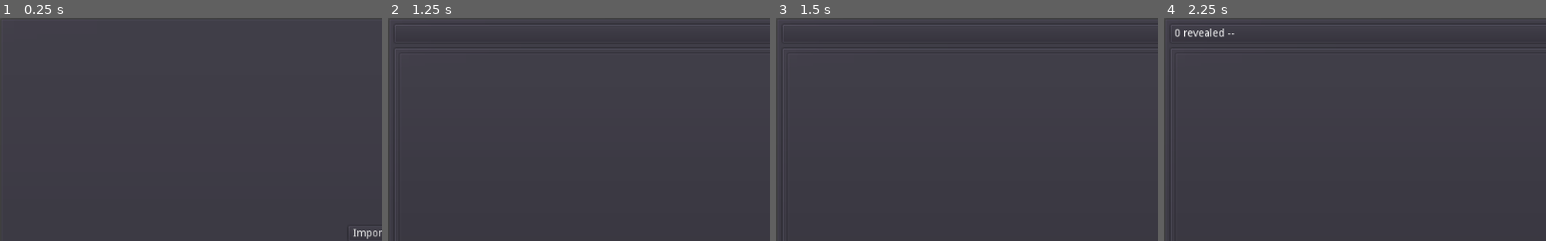
Above: before the commit, frames 1-4 (left to right).
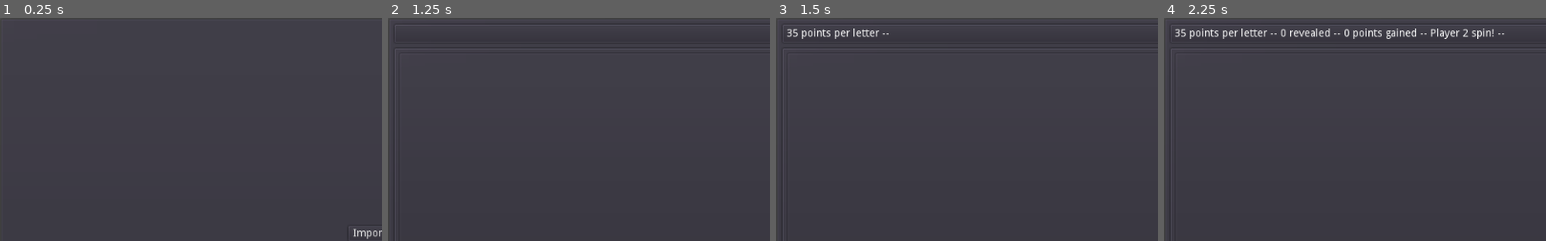
Above: after the commit, the same moments.

Repository: zacryol/spindle-of-serendipity
Game: Godot game, scene res://game/menus/MainMenu.tscn
Same seed, same stepped clock (60 frames per second), same inputs: the game is played once before the commit and once after it.
Inputs:
- Up to frame 1 (0.25 s): no input
- Up to frame 2 (1.25 s): click "Start Game" at 0.5 s
- Up to frame 3 (1.5 s): click "Spin!" at 1.25 s
- Up to frame 4 (2.25 s): click "Q" at 2 s
The pictures show only the part of the screen within x 0-50%, y 0-50%; the shares and areas given below are measured in that part.

Frames 1-2 are identical in both runs. In frame 3, 0.5% of the frame differs, in the area x 3-30%, y 4-10%; in frame 4, 1.5%, in the area x 2-89%, y 4-10%.
Error in both runs: Division By Zero in operator '%'. (res://system/singletons/EntryManager.gd:20)

Commit message:
Tweaked Log

Diff:
--- a/game/GamePanel.gd
+++ b/game/GamePanel.gd
@@ -9,8 +9,11 @@
 	log_label.text = ""
 	pass
 
-func _log(text: String):
-	var new_text := str(log_label.text) + text + " -- "
-	while new_text.length() > MAX_LOG_CHAR:
-		new_text = new_text.substr(1)
-	log_label.text = new_text
+func _log(text: String = ""):
+	if text == "":
+		log_label.text = text
+	else:
+		var new_text := str(log_label.text) + text + " -- "
+		while new_text.length() > MAX_LOG_CHAR:
+			new_text = new_text.substr(1)
+		log_label.text = new_text
--- a/game/components/PlayersPanel.gd
+++ b/game/components/PlayersPanel.gd
@@ -16,7 +16,9 @@
 
 func _score_gained(number: int):
 	players_array[current_player].add_to_score(number)
+	emit_signal("game_log", str(number) + " points gained")
 	current_player = wrapi(current_player + 1, 0, NUM_PLAYER)
+	emit_signal("game_log", players_array[current_player].player_name + " spin!")
 	pass
 
 func _on_Player_game_log(text):
--- a/game/components/Spindle.gd
+++ b/game/components/Spindle.gd
@@ -14,7 +14,9 @@
 
 func _on_Button_pressed():
 	if enabled:
+		emit_signal("game_log", "")
 		current_value = (randi() % 10 + 1) * 5
 		$ScoringLabel.text = "Score: " + str(current_value)
 		enabled = false
+		emit_signal("game_log", str(current_value) + " points per letter")
 		emit_signal("spun")
